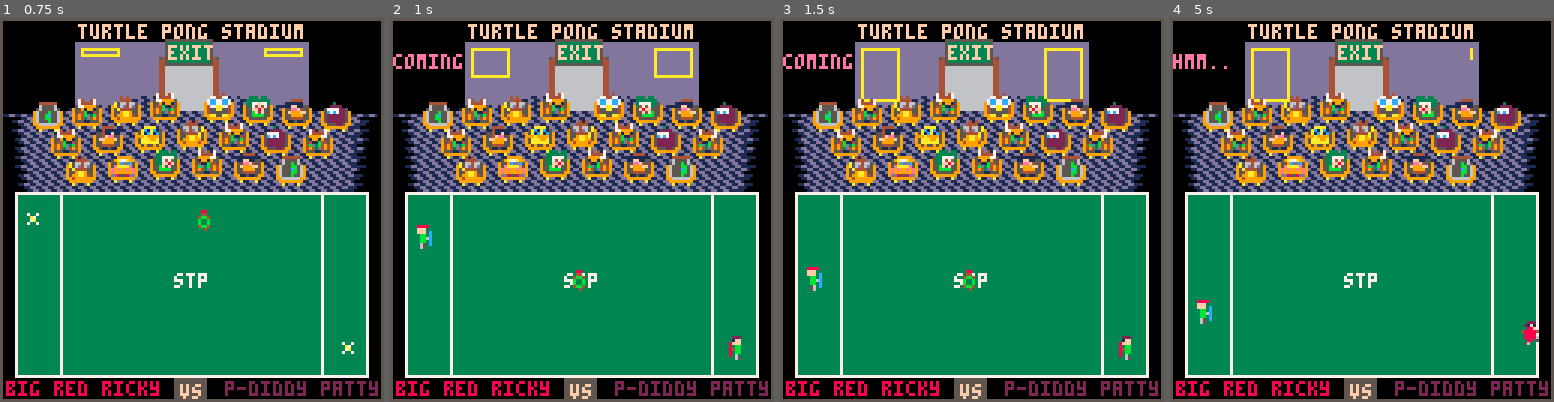
Above: before the commit, frames 1-4 (left to right).
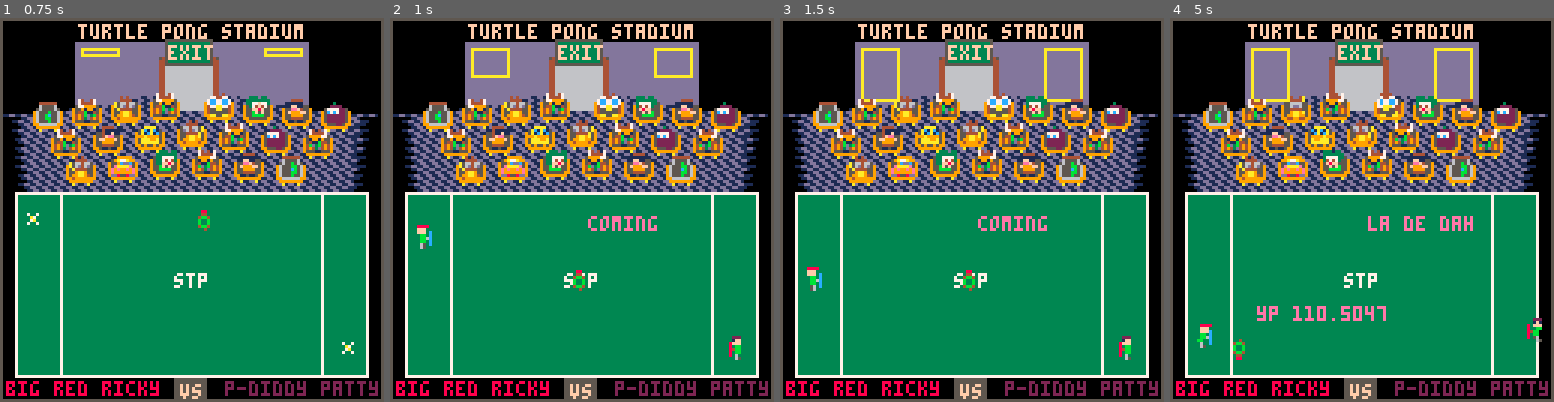
Above: after the commit, the same moments.

Repository: topromulan/STP4
Game: PICO-8 cartridge stp4.p8
The game is run twice, just before and just after one commit, with the same random seed, the same clock (stepped at 60 frames per second) and the same inputs.
Inputs:
- Up to frame 1 (0.75 s): tap X (X key) at 0.33 s; tap O (Z key) at 0.7 s
- Up to frame 2 (1 s): no input
- Up to frame 3 (1.5 s): tap X (X key) at 1.07 s
- Up to frame 4 (5 s): hold Right 1.6-2.1 s; tap O (Z key) every 0.4 s from 1.7 to 4.9 s; tap X (X key) at 1.85, 2.97, 4.08 s; hold Up 2.15-2.42 s; hold Right 2.47-3.03 s; hold Left 3.08-3.58 s; hold Down 3.63-3.97 s; hold Right 4.02-4.68 s; hold Up from 4.73 s (still down)

Frame 1 is identical in both runs. In frame 2, 0.7% of the frame differs, in the area x 0-70%, y 9-56%; in frame 3, 0.7%; in frame 4, 3.2%, in the area x 0-97%, y 7-90%.

Commit message:
slightly better ai

Diff:
--- a/stp4.p8
+++ b/stp4.p8
@@ -25,22 +25,22 @@
    debug_color=2
   end
   if(debug1!=nil) then
-   print(debug1,1,12,debug_color)
+   print(debug1,66,66,debug_color)
    if(debug1_memory!=debug1) then debug1_memory=debug1 debug1_reminder=cycles end
    if(cycles-debug1_reminder>150) then debug1=nil debug1_memory=nil debug1_reminder=nil end
   end
   if(debug2!=nil) then
-   print(debug2,1,19,debug_color)
+   print(debug2,66,96,debug_color)
    if(debug2_memory!=debug2) then debug2_memory=debug2 debug2_reminder=cycles end
    if(cycles-debug2_reminder>150) then debug2=nil debug2_memory=nil debug2_reminder=nil end
   end
   if(debug3!=nil) then
-   print(debug3,125-3*#debug3,12,debug_color)
+   print(debug3,62-3*#debug3,66,debug_color)
    if(debug3_memory!=debug3) then debug3_memory=debug3 debug3_reminder=cycles end
    if(cycles-debug3_reminder>150) then debug3=nil debug3_memory=nil debug3_reminder=nil end
   end
   if(debug4!=nil) then
-   print(debug4,126-3*#debug4,19,debug_color)
+   print(debug4,62-3*#debug4,96,debug_color)
    if(debug4_memory!=debug4) then debug4_memory=debug4 debug4_reminder=cycles end
    if(cycles-debug4_reminder>150) then debug4=nil debug4_memory=nil debug4_reminder=nil end
   end
@@ -470,7 +470,7 @@
    oddball.dy=0.1-rnd(0.2)
    --oddball.dx*=0.55 --for serve testing
    oddball.dx+=rnd(0.1)*players[num].dx
-   oddball.dy+=1*players[num].dy
+   oddball.dy+=1.5*players[num].dy
    sfx(1+num) sfx(4)
   end
  else
@@ -1190,10 +1190,10 @@
 
  local midfield=0.5*(stadium.field.top+stadium.field.bottom)-11+rnd(9)
  local distance=abs(players[p].x-oddball.x)
- local slope={oddball.y*(0.95+rnd(0.04)),oddball.x*(0.9+rnd(0.09))}
+ local slope={oddball.dy*(0.95+rnd(0.04)),oddball.dx*(0.9+rnd(0.09))}
+ slope.a=slope[1]/slope[2]
  local top=stadium.field.top local bottom=stadium.field.bottom
  local height=bottom-top
-
 debug1="unhandled unhandled unhandled unhandled"
  if(players[p%2+1].holding or p!=oddball.approaching_player) then
   --amble toward midfield
@@ -1201,10 +1201,10 @@
   if(players[p].y>midfield and rnd()>0.5) players[p].js["u"]=1
 debug1="la de dah"
  else
-  if(distance>1) then
+  if(distance>17) then
    --sizing it up faraway
-   local yprojection=oddball.y+slope[1]*(distance/slope[2])
-   if(yprojection<top-height/1.1 or yprojection>bottom+height/1.1) then
+   local yprojection=oddball.y+slope[1]*(distance/abs(slope[2]))
+   if(yprojection>bottom+height/2 or yprojection<top-height/2) then
     --can't tell yet, head midfield
 debug1="hmm.."
     if(players[p].y<midfield and rnd()>0.2) players[p].js["d"]=1
@@ -1223,10 +1223,12 @@
     end
    end
   else
-debug1="simple ai"
-   if(oddball.y<players[p].y+2) then
+debug1="closer"
+   local yprojection=oddball.y+(distance/oddball.dx)*oddball.dy
+   debug4="yp "..yprojection
+   if(oddball.y<0.5*(players[p].y+yprojection)) then
     players[p].js["u"]=1
-   elseif(oddball.y>players[p].y+6) then
+   elseif(oddball.y>0.5*(players[p].y+yprojection)) then
     players[p].js["d"]=1
    end
   end
